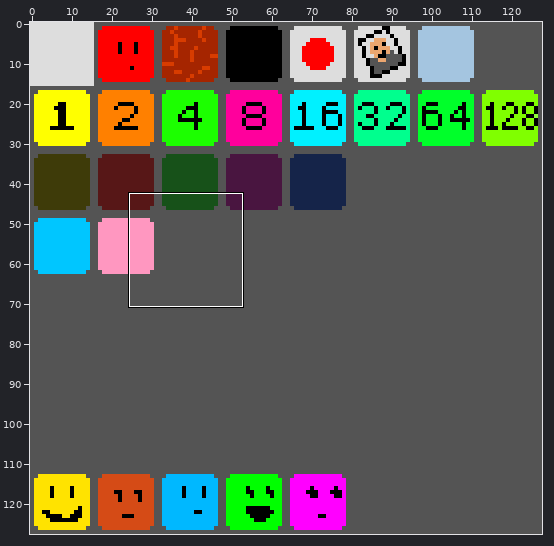
A sprite sheet gets an edit: data/art/sprites.png. Above: a wide view before the commit, with the close-up outlined.
Close-up. First the earlier version:
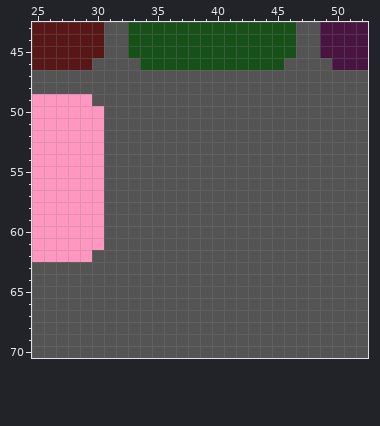
The file is 128x128 pixels. Colours within 5 levels of each other are drawn and written as one. Shown: x 25..52, y 43..70.
New version:
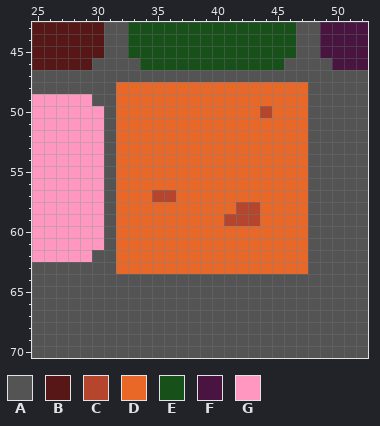
Palette (. is transparent): A #545454  B #571717  C #b6452e  D #e96727  E #175119  F #491540  G #ff97c0
The edit:
@@ x 25..52 @@
 47 AAAAAAAAAAAAAAAAAAAAAAAAAAAA
-48 AAAAAAAAAAAAAAAAAAAAAAAAAAAA
-49 GGGGGAAAAAAAAAAAAAAAAAAAAAAA
-50 GGGGGGAAAAAAAAAAAAAAAAAAAAAA
-51 GGGGGGAAAAAAAAAAAAAAAAAAAAAA
-52 GGGGGGAAAAAAAAAAAAAAAAAAAAAA
-53 GGGGGGAAAAAAAAAAAAAAAAAAAAAA
-54 GGGGGGAAAAAAAAAAAAAAAAAAAAAA
-55 GGGGGGAAAAAAAAAAAAAAAAAAAAAA
-56 GGGGGGAAAAAAAAAAAAAAAAAAAAAA
-57 GGGGGGAAAAAAAAAAAAAAAAAAAAAA
-58 GGGGGGAAAAAAAAAAAAAAAAAAAAAA
-59 GGGGGGAAAAAAAAAAAAAAAAAAAAAA
-60 GGGGGGAAAAAAAAAAAAAAAAAAAAAA
-61 GGGGGGAAAAAAAAAAAAAAAAAAAAAA
-62 GGGGGAAAAAAAAAAAAAAAAAAAAAAA
-63 AAAAAAAAAAAAAAAAAAAAAAAAAAAA
+48 AAAAAAADDDDDDDDDDDDDDDDAAAAA
+49 GGGGGAADDDDDDDDDDDDDDDDAAAAA
+50 GGGGGGADDDDDDDDDDDDCDDDAAAAA
+51 GGGGGGADDDDDDDDDDDDDDDDAAAAA
+52 GGGGGGADDDDDDDDDDDDDDDDAAAAA
+53 GGGGGGADDDDDDDDDDDDDDDDAAAAA
+54 GGGGGGADDDDDDDDDDDDDDDDAAAAA
+55 GGGGGGADDDDDDDDDDDDDDDDAAAAA
+56 GGGGGGADDDDDDDDDDDDDDDDAAAAA
+57 GGGGGGADDDCCDDDDDDDDDDDAAAAA
+58 GGGGGGADDDDDDDDDDCCDDDDAAAAA
+59 GGGGGGADDDDDDDDDCCCDDDDAAAAA
+60 GGGGGGADDDDDDDDDDDDDDDDAAAAA
+61 GGGGGGADDDDDDDDDDDDDDDDAAAAA
+62 GGGGGAADDDDDDDDDDDDDDDDAAAAA
+63 AAAAAAADDDDDDDDDDDDDDDDAAAAA
 64 AAAAAAAAAAAAAAAAAAAAAAAAAAAA
Pixel boxes of the changes (left, top, right, bottom) in both close-ups:
changed: (116, 82, 308, 274)
